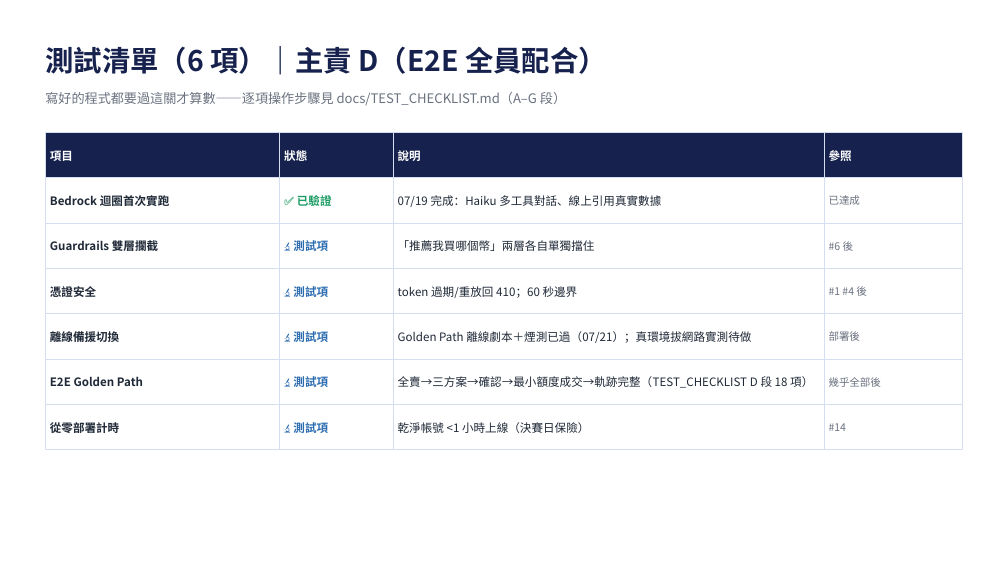
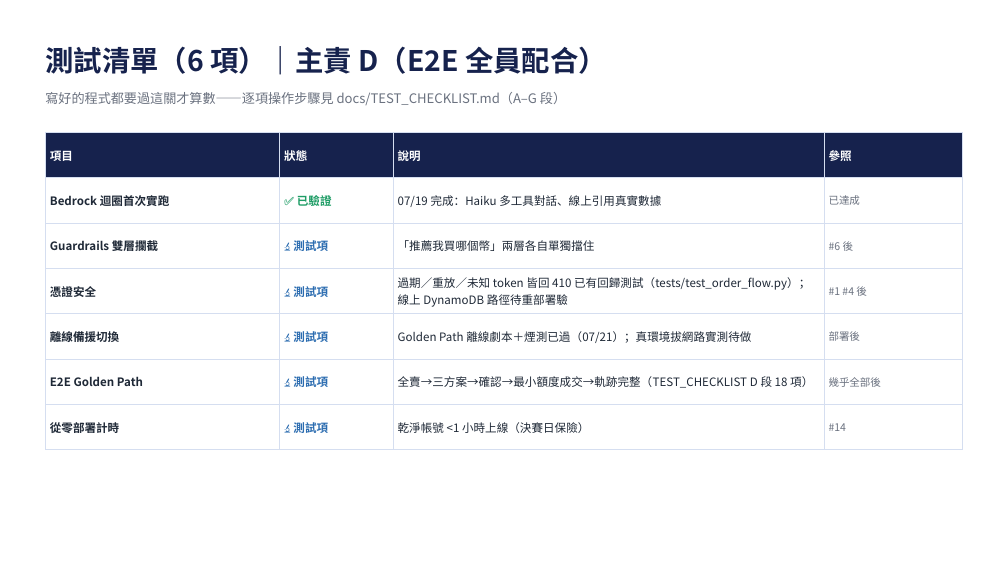
Before and after one commit to giont565/MaiMate, a slide deck: slide 6 of docs/MaiMate_開發手冊.pptx. Drawn at 1008x567 pixels with LibreOffice and Linux fonts; fonts in the diff are those of the drawing. Boxes give left, top, right and bottom in pixels: in the first picture for what was removed or moved away, otherwise in the second. Text is boxed around its words. In the diff, an @@ line names an element or a change of style, - is before the commit and + after.

```diff
--- a/docs/MaiMate_開發手冊.pptx
+++ b/docs/MaiMate_開發手冊.pptx
@@ table at bbox=[45, 132, 963, 437] @@
-row 4, column 3: token 過期/重放回 410；60 秒邊界
+row 4, column 3: 過期／重放／未知 token 皆回 410 已有回歸測試（tests/test_order_flow.py）；線上 DynamoDB 路徑待重部署驗
```
Also in this commit, not shown: 9 other slides changed, 1 other file.
